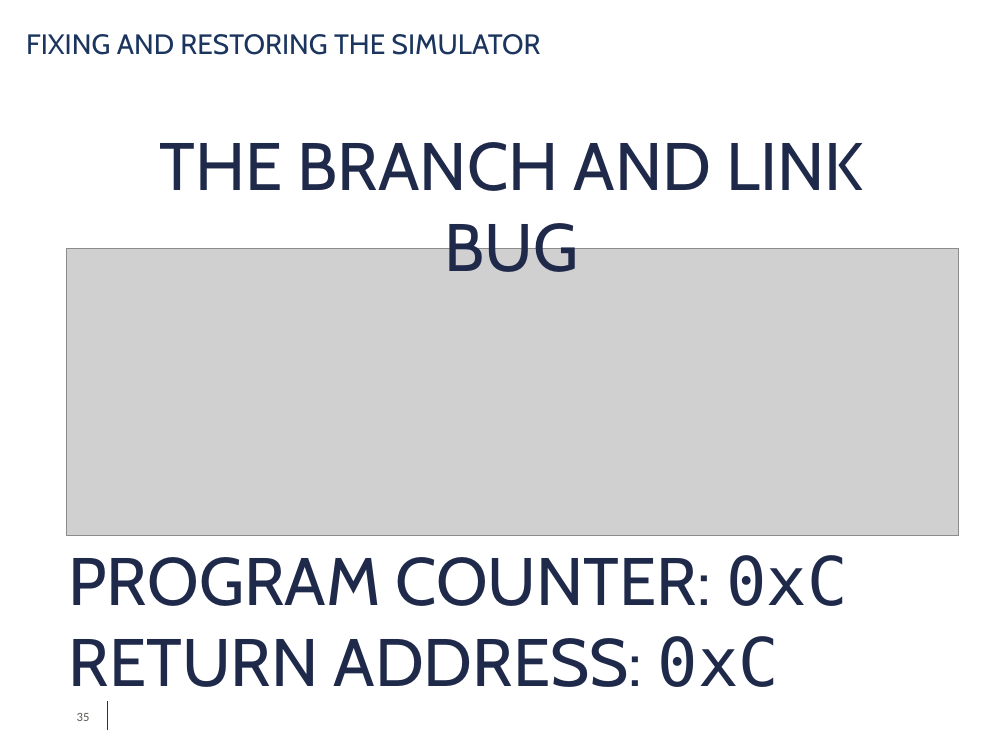
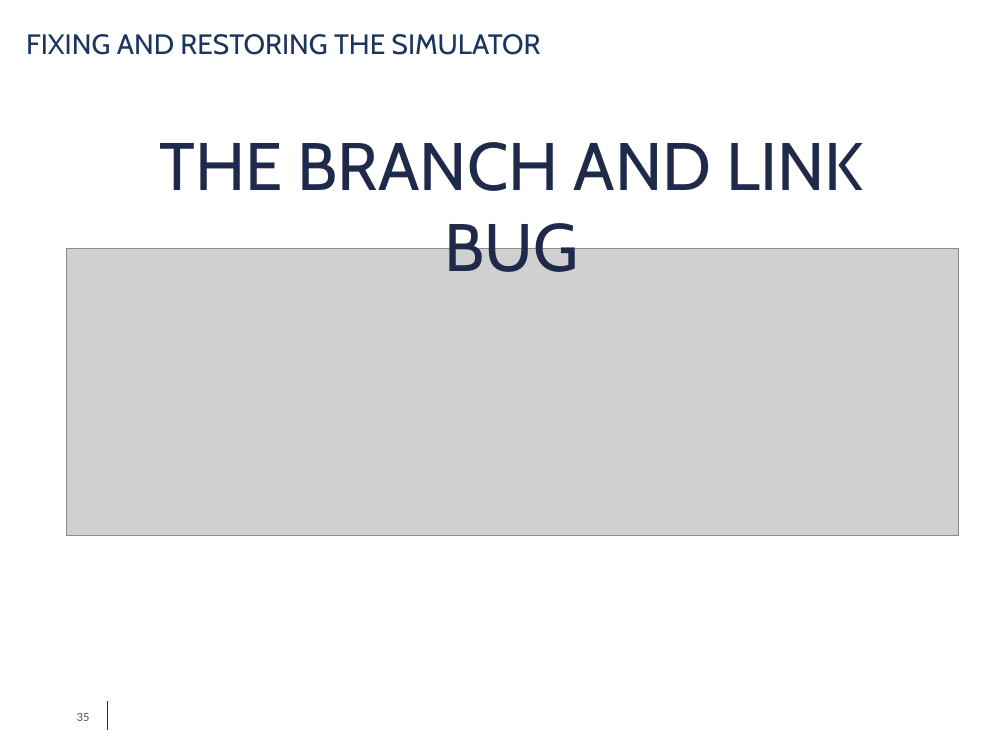
Before and after one commit to simdeistud/bachelors-thesis, a slide deck: slide 35 of SlidesDeiana4_3 -ABRIDGED.pptx. Drawn at 1008x756 pixels with LibreOffice and Linux fonts; fonts in the diff are those of the drawing; grey boxes stand for pictures; background and template pictures are left out. Boxes give left, top, right and bottom in pixels: in the first picture for what was removed or moved away, otherwise in the second. Text is boxed around its words. In the diff, an @@ line names an element or a change of style, - is before the commit and + after.

```diff
--- a/SlidesDeiana4_3 -ABRIDGED.pptx
+++ b/SlidesDeiana4_3 -ABRIDGED.pptx
@@ text removed at [68,555,847,687] @@
-PROGRAM COUNTER: 0xC
-RETURN ADDRESS: 0xC
```
Also in this commit, not shown: 16 other slides changed, 4 slides added, 4 slides removed, 1 other file.
